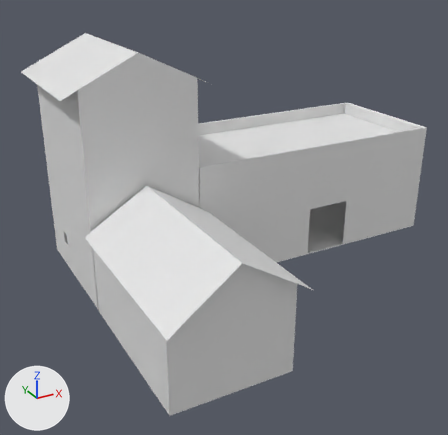
The glTF model static/models/meme/meme_house.gltf: old version first, new version second.
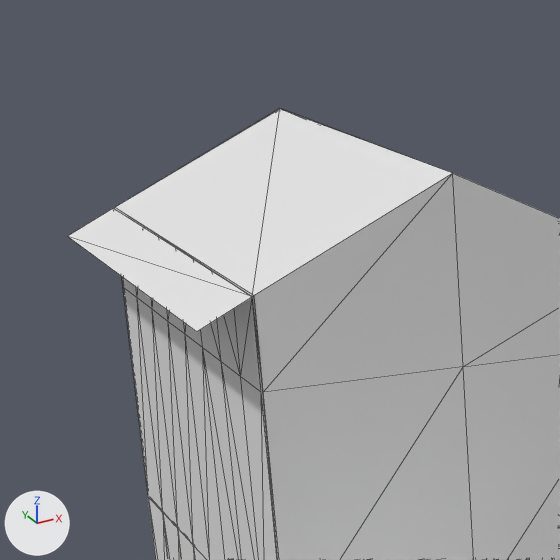
There are two pictures of each version: one whole from a camera (50 mm lens) standing at (-10.88, -16.03, 10.32) and looking at (-2.11, -0.1, 2.35), one close up on the part from 0% to 38% of the width and 0% to 39% of the height. The lights are fixed; the arrows at lower left show +X, +Y and +Z. The close-ups show mesh edges as thin lines. Where no turn or scale is listed for an object, it has been applied to the vertices. Vertices at the same position are counted once.
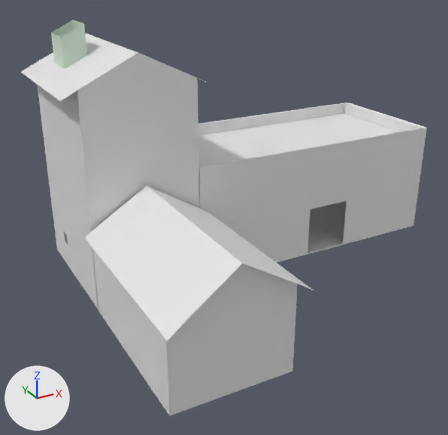
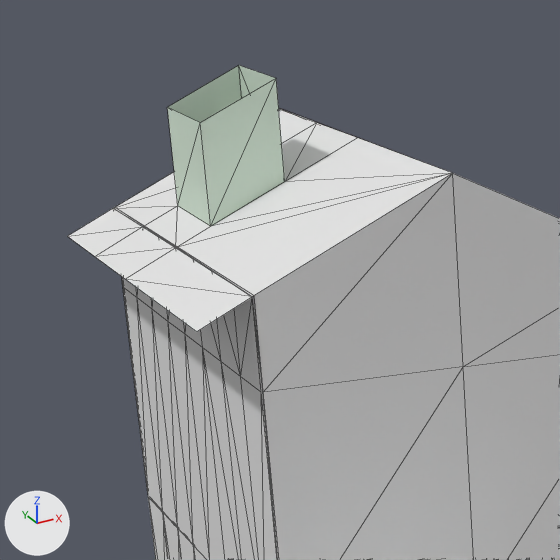
Where the change shows, as pixel boxes [x1, y1, x2, y2] in the close-ups (560 x 560 px):
'Cube.004', reshaped
    before: [68, 109, 560, 560]
    after: [68, 65, 560, 560]
part 1 of me_cube_012, built on
    before: [68, 109, 452, 332]
    after: [68, 65, 452, 332]

What changed in the scene script:
```text
Add mat_material_003:
    mat_material_003 = principled_material('Material.003')
    mat_material_003.base_color = (0.666, 0.8, 0.668)  # white #d5e7d5
Change me_cube_012:
    used by ob_cube_004; location = (-4.6, 2.04, 4.78)
    remove me_cube_012.from_pydata(...)  # 865 vertices, 1903 faces; spans x -2.25..2.25, y -1.85..2.91, z -4.76..2.85
    add me_cube_012.from_pydata(...)  # 879 vertices, 1925 faces; spans x -2.25..2.25, y -1.85..2.91, z -4.76..3.42
    me_cube_012 part 1
    4 faces are deleted
    14 vertices are added at x -2.25..0.0, y 0.55..1.73, z 1.77..3.42
    18 new faces join them, mat_material (white #e7e7e7)
    8 new faces join them, mat_material_003 (white #d5e7d5)
    add me_cube_012.materials.append(mat_material_003)  # white #d5e7d5
```
